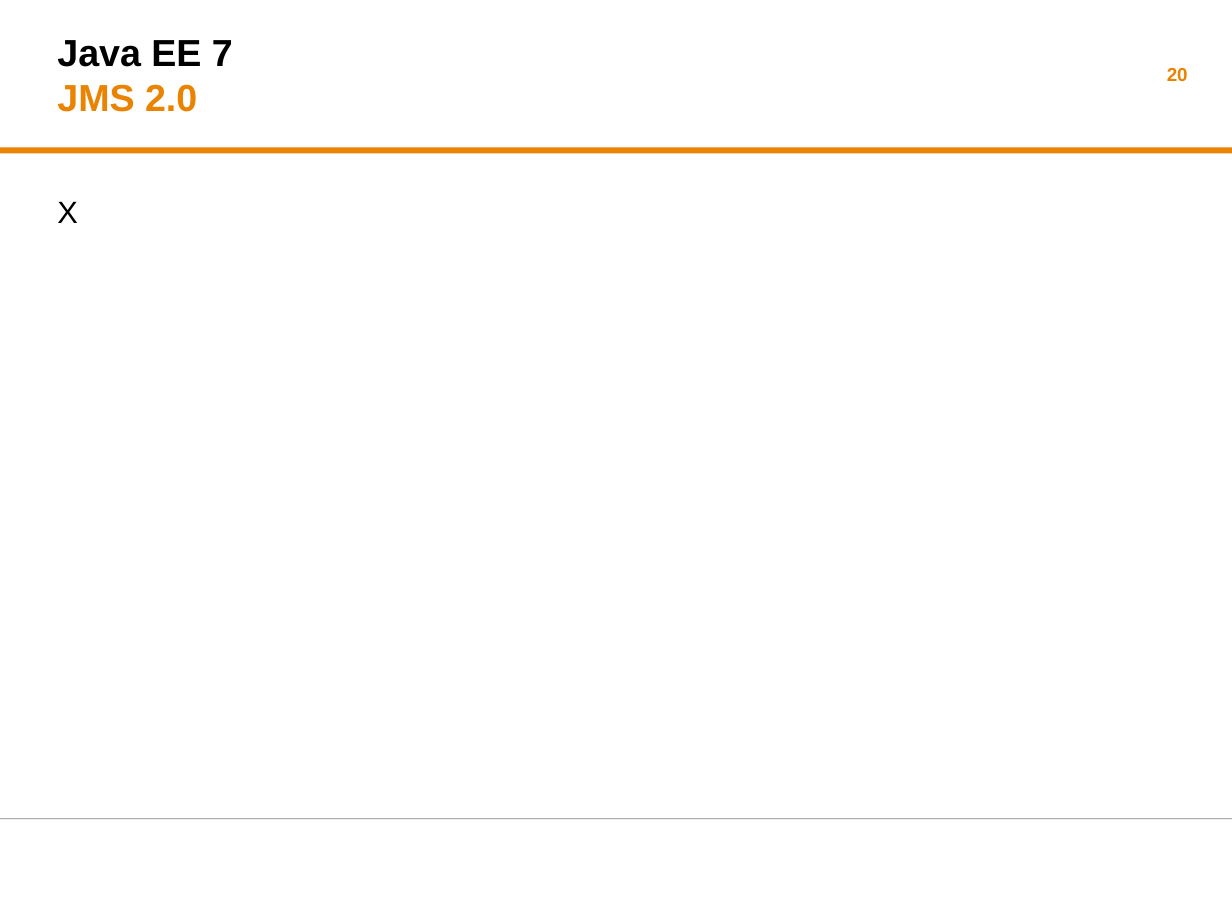
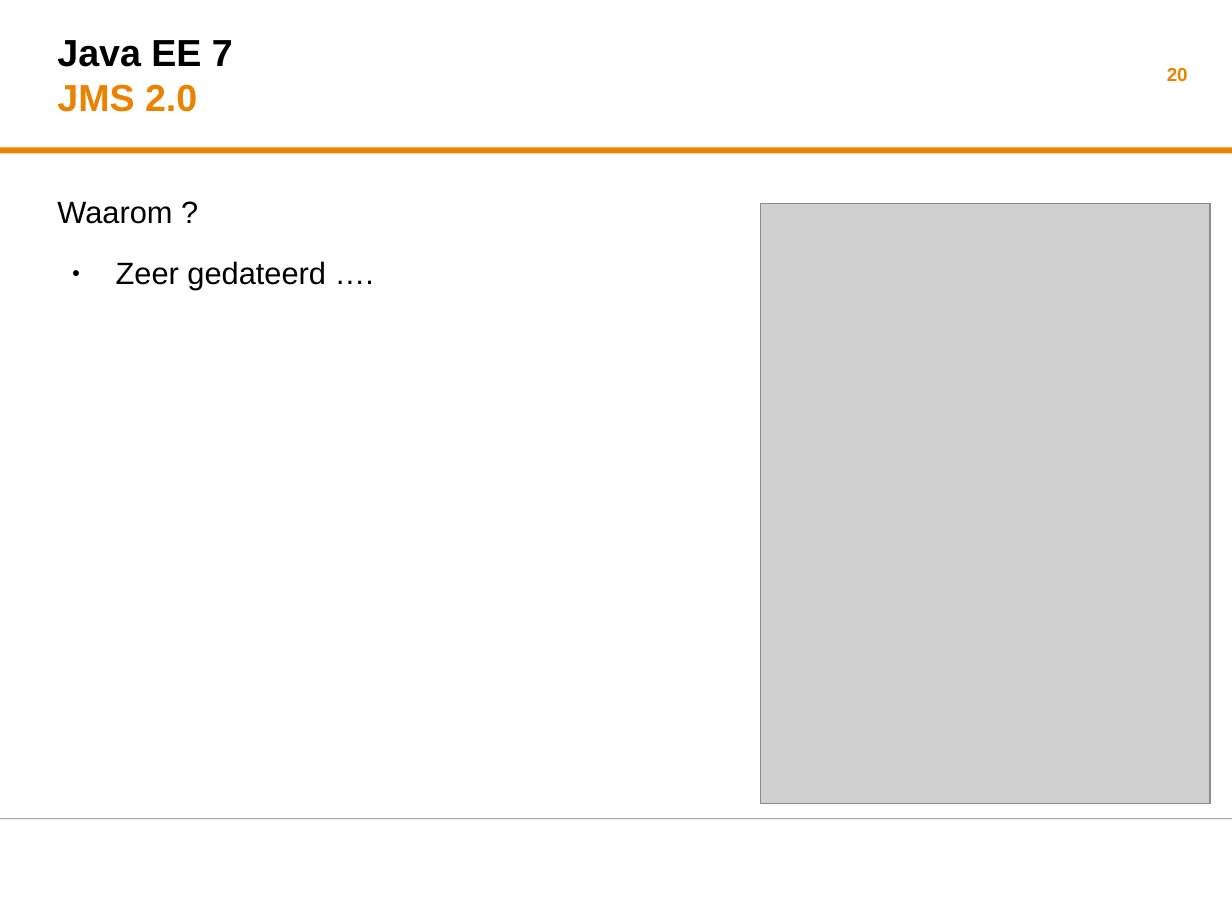
Before and after one commit to martijnblankestijn/javaee7, a slide deck: slide 20 of presentatie/specialmeeting-java-ee-7v2.odp. Drawn at 1232x924 pixels with LibreOffice and Linux fonts; fonts in the diff are those of the drawing; grey boxes stand for pictures; background and template pictures are left out. Boxes give left, top, right and bottom in pixels: in the first picture for what was removed or moved away, otherwise in the second. Text is boxed around its words. In the diff, an @@ line names an element or a change of style, - is before the commit and + after.

```diff
--- a/presentatie/specialmeeting-java-ee-7v2.odp
+++ b/presentatie/specialmeeting-java-ee-7v2.odp
@@ text at box(57, 201, 326, 290): text changed @@
-X
+Waarom ?
+● Zeer gedateerd ….
@@ picture added at box(761, 203, 1211, 803) @@
```
Also in this commit, not shown: 5 slides added, 7 other files.
